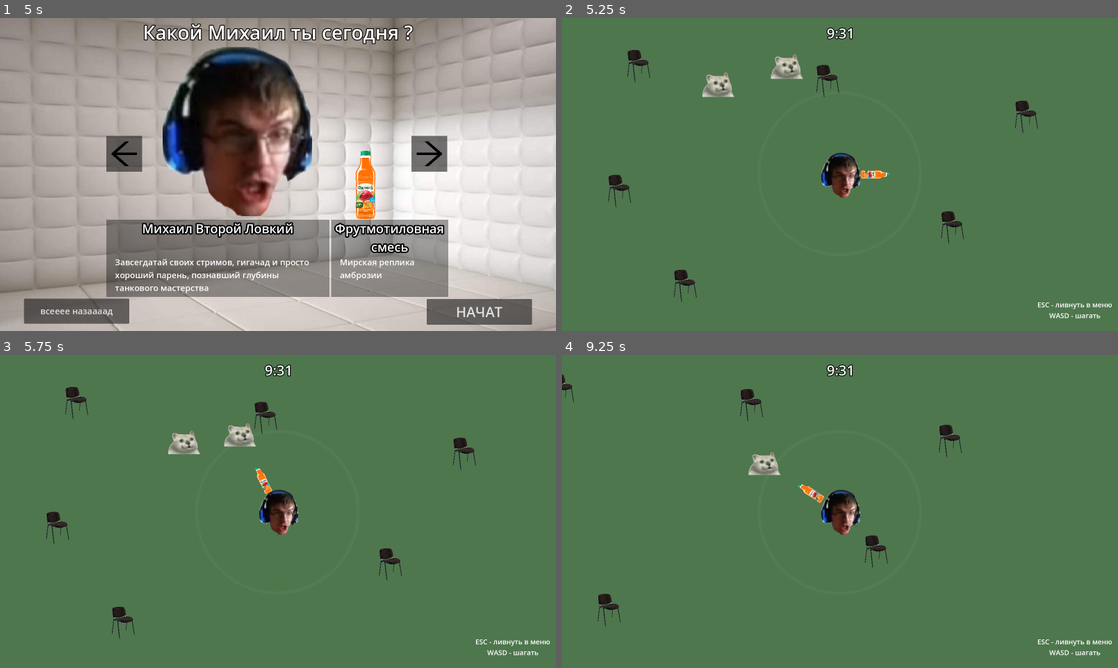
Above: before the commit, frames 1-4 (two rows, left to right).
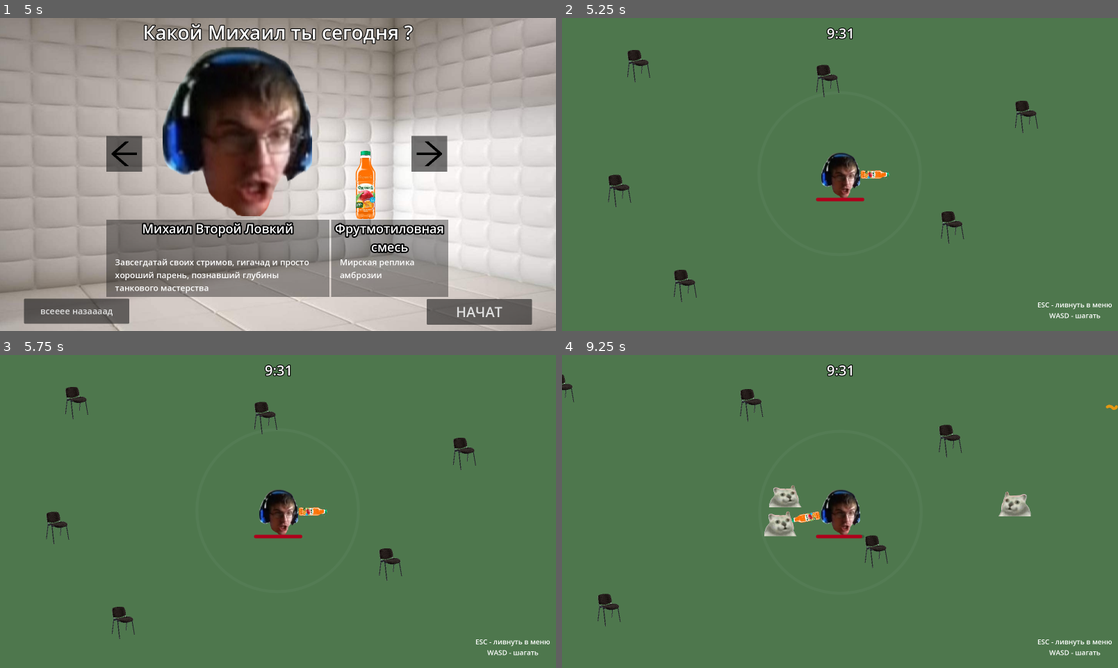
Above: after the commit, the same moments.

Repository: ilyabasisty/mtsia-survivors
Game: Godot game, scene res://src/scenes/splash_screen.tscn
Same seed, same stepped clock (60 frames per second), same inputs: the game is played once before the commit and once after it.
Inputs (mouse positions are in pixels of both pictures, inside the frame that each line leads up to):
- Up to frame 1 (5 s): tap Enter at 0.5, 2 s; move the mouse to (400, 158) at 0.52 s; hold D (move_right) 0.53-1.28 s; tap Space at 1.25 s; move the mouse to (166, 190) at 1.27 s; hold S (move_down) 1.28-2.03 s; move the mouse to (333, 105) at 2.02 s; hold D (move_right) 2.03-2.75 s; click "ЗАПУСТЫТ СЕРВЕР" at 2.75 s; click "всееее назаааад" at 3.5 s; click "ЗАПУСТЫТ СЕРВЕР" at 4.25 s
- Up to frame 2 (5.25 s): click "НАЧАТ" at 5 s
- Up to frame 3 (5.75 s): no input
- Up to frame 4 (9.25 s): move the mouse to (812, 574) at 5.77 s; hold W (move_up) 5.78-6.53 s; move the mouse to (1006, 558) at 6.52 s; hold A (move_left) 6.53-8.03 s; move the mouse to (673, 464) at 7.27 s; move the mouse to (867, 511) at 8.02 s; hold S (move_down) 8.03-8.78 s; move the mouse to (756, 433) at 8.77 s; hold D (move_right) from 8.78 s (still down)

Frame 1 is identical in both runs. In frame 2, 0.8% of the frame differs, in the area x 25-55%, y 11-59%; in frame 3, 1.0%; in frame 4, 1.7%, in the area x 33-100%, y 15-59%.

Commit message:
healthbar

Diff:
--- a/src/player/player.gd
+++ b/src/player/player.gd
@@ -1,6 +1,9 @@
 extends CharacterBody2D
 
+signal health_deplated
+
 const PLAYER_SPEED = 400
+const DAMAGE_RATE = 10.0
 var select_character
 @export var max_health = 100.0
 var health = max_health
@@ -20,6 +23,11 @@
 	move_and_slide()
 
 	var overlapping_mobs = %HurtBox.get_overlapping_bodies()
+	if overlapping_mobs.size() > 0:
+		health -= DAMAGE_RATE * overlapping_mobs.size() * delta
+		%ProgressBar.value = health
+		if health <= 0.0:
+			health_deplated.emit()
 
 	if direction[0] < 0:
 		%Misha/TextureRect.flip_h = true
--- a/src/player/player.tscn
+++ b/src/player/player.tscn
@@ -103,6 +103,13 @@
 [sub_resource type="CircleShape2D" id="CircleShape2D_0q7cs"]
 radius = 64.0
 
+[sub_resource type="StyleBoxFlat" id="StyleBoxFlat_an45s"]
+bg_color = Color(0.682605, 0, 0.108086, 1)
+corner_radius_top_left = 9
+corner_radius_top_right = 9
+corner_radius_bottom_right = 9
+corner_radius_bottom_left = 9
+
 [node name="Player" type="CharacterBody2D"]
 script = ExtResource("1_te1kg")
 
@@ -147,3 +154,13 @@
 [node name="CollisionShape2D" type="CollisionShape2D" parent="HurtBox"]
 shape = SubResource("CircleShape2D_0q7cs")
 debug_color = Color(0.968089, 0.0774584, 0.410407, 0.42)
+
+[node name="ProgressBar" type="ProgressBar" parent="."]
+unique_name_in_owner = true
+offset_left = -69.0
+offset_top = 67.0
+offset_right = 70.0
+offset_bottom = 77.0
+theme_override_styles/fill = SubResource("StyleBoxFlat_an45s")
+value = 100.0
+show_percentage = false
--- a/src/scenes/game.gd
+++ b/src/scenes/game.gd
@@ -1,8 +1,21 @@
 extends Node2D
 
 
+func _ready() -> void:
+	pass
+
+
+func spawn_mob():
+	var new_mob = preload("res://src/enemies/mob.tscn").instantiate()
+	%PathFollow2D.progress_ratio = randf()
+	new_mob.global_position = %PathFollow2D.global_position
+	add_child(new_mob)
 
 
 func _input(event: InputEvent) -> void:
 	if Input.is_key_pressed(KEY_ESCAPE):
 		get_tree().change_scene_to_file("res://src/scenes/menu.tscn")
+
+
+func _on_spawn_timer_timeout() -> void:
+	spawn_mob()
--- a/src/scenes/game.tscn
+++ b/src/scenes/game.tscn
@@ -5,7 +5,12 @@
 [ext_resource type="PackedScene" uid="uid://b8nlt6kod8mnh" path="res://src/scenes/hud.tscn" id="2_k18lv"]
 [ext_resource type="PackedScene" uid="uid://bf4qlre0l1r2v" path="res://src/objects/stul.tscn" id="2_pha0n"]
 [ext_resource type="AudioStream" uid="uid://bk7y5c787baax" path="res://assets/sounds/music/mtsia_theme.mp3" id="2_ybetl"]
-[ext_resource type="PackedScene" uid="uid://ca8candb78ftu" path="res://src/enemies/mob.tscn" id="3_by0dc"]
+
+[sub_resource type="Curve2D" id="Curve2D_2wv1f"]
+_data = {
+"points": PackedVector2Array(0, 0, 0, 0, -82, -97, 0, 0, 0, 0, 1721, -109, 0, 0, 0, 0, 1728, 1047, 0, 0, 0, 0, -85, 1018, 0, 0, 0, 0, -82, -97)
+}
+point_count = 5
 
 [node name="Game" type="Node2D"]
 y_sort_enabled = true
@@ -26,6 +31,15 @@
 
 [node name="Player" parent="." instance=ExtResource("1_gelbp")]
 position = Vector2(814, 473)
+
+[node name="Path2D" type="Path2D" parent="Player"]
+position = Vector2(-814, -473)
+curve = SubResource("Curve2D_2wv1f")
+
+[node name="PathFollow2D" type="PathFollow2D" parent="Player/Path2D"]
+unique_name_in_owner = true
+position = Vector2(-82, -97)
+rotation = -0.00665548
 
 [node name="HUD" parent="Player" instance=ExtResource("2_k18lv")]
 position = Vector2(-798, -450)
@@ -50,8 +64,7 @@
 [node name="stul6" parent="stulia" instance=ExtResource("2_pha0n")]
 position = Vector2(369, 794)
 
-[node name="Mob" parent="." instance=ExtResource("3_by0dc")]
-position = Vector2(439, 192)
+[node name="SpawnTimer" type="Timer" parent="."]
+autostart = true
 
-[node name="Mob2" parent="." instance=ExtResource("3_by0dc")]
-position = Vector2(649, 130)
+[connection signal="timeout" from="SpawnTimer" to="." method="_on_spawn_timer_timeout"]
Not shown: 1 places in src/player/player.tscn that only renumber resources
